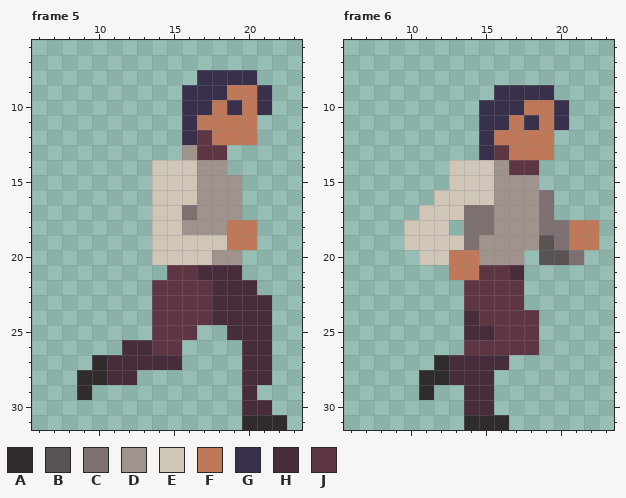
Two versions of one pixel-art file, res/player-run.ase. Above: the version before the commit.
32x32 pixels, 6 frames. Shown: frame 5: x 6..23, y 6..31; frame 6: x 6..23, y 6..31. The commit also changed other frames, which this record leaves out.
Palette (. is transparent): A #302c2e  B #5a5353  C #7d7071  D #a0938e  E #cfc6b8  F #bf7958  G #39314b  H #472d3c  J #5e3643
Now the later version:
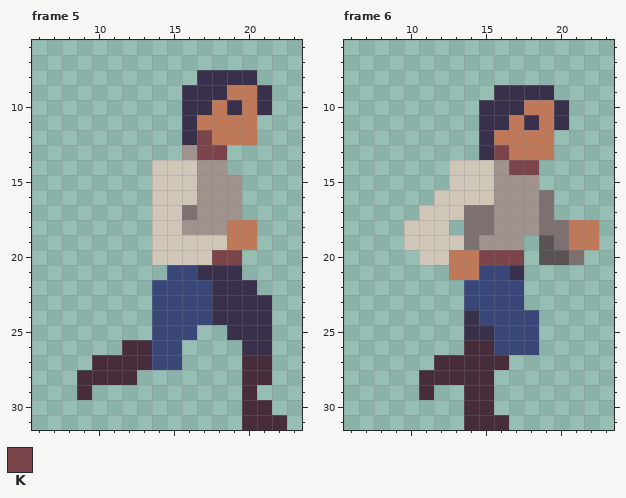
Colours new in this view: K #7a444a
From old to new:
@@ palette @@
-J #5e3643
+J #394778
--- frame 5
@@ x 15..20 @@
 11 .GFFFF
-12 .GJFFF
-13 .DJJ..
+12 .GKFFF
+13 .DKK..
 14 EEDD..
@@ x 6..23 @@
 19 ........EEEEEFF...
-20 ........EEEEDD....
-21 .........JJHHH....
-22 ........JJJJHHH...
-23 ........JJJJHHHH..
-24 ........JJJJHHHH..
-25 ........JJJ..HHH..
-26 ......HHJJ....HH..
-27 ....AHHHHH....HH..
-28 ...AAHH.......HH..
-29 ...A..........H...
+20 ........EEEEKK....
+21 .........JJGGG....
+22 ........JJJJGGG...
+23 ........JJJJGGGG..
+24 ........JJJJGGGG..
+25 ........JJJ..GGG..
+26 ......HHJJ....GG..
+27 ....HHHHJJ....HH..
+28 ...HHHH.......HH..
+29 ...H..........H...
 30 ..............HH..
-31 ..............AAA.
+31 ..............HHH.
--- frame 6
@@ x 14..20 @@
 12 .GFFFF.
-13 .GJFFF.
-14 EEDJJ..
+13 .GKFFF.
+14 EEDKK..
 15 EEDDD..
@@ x 9..20 @@
 18 .EEE.CCDDDCC
-19 .EEEECDDDDBC
-20 ..EEFFDDD.BB
-21 ....FFJJH...
+19 .EEEECDDD.BC
+20 ..EEFFKKK.BB
+21 ....FFJJG...
 22 .....JJJJ...
 23 .....JJJJ...
-24 .....HJJJJ..
-25 .....HHJJJ..
-26 .....JJJJJ..
-27 ...AHHHH....
-28 ..AAHHH.....
-29 ..A..HH.....
+24 .....GJJJJ..
+25 .....GGJJJ..
+26 .....HHJJJ..
+27 ...HHHHH....
+28 ..HHHHH.....
+29 ..H..HH.....
 30 .....HH.....
-31 .....AAA....
+31 .....HHH....
